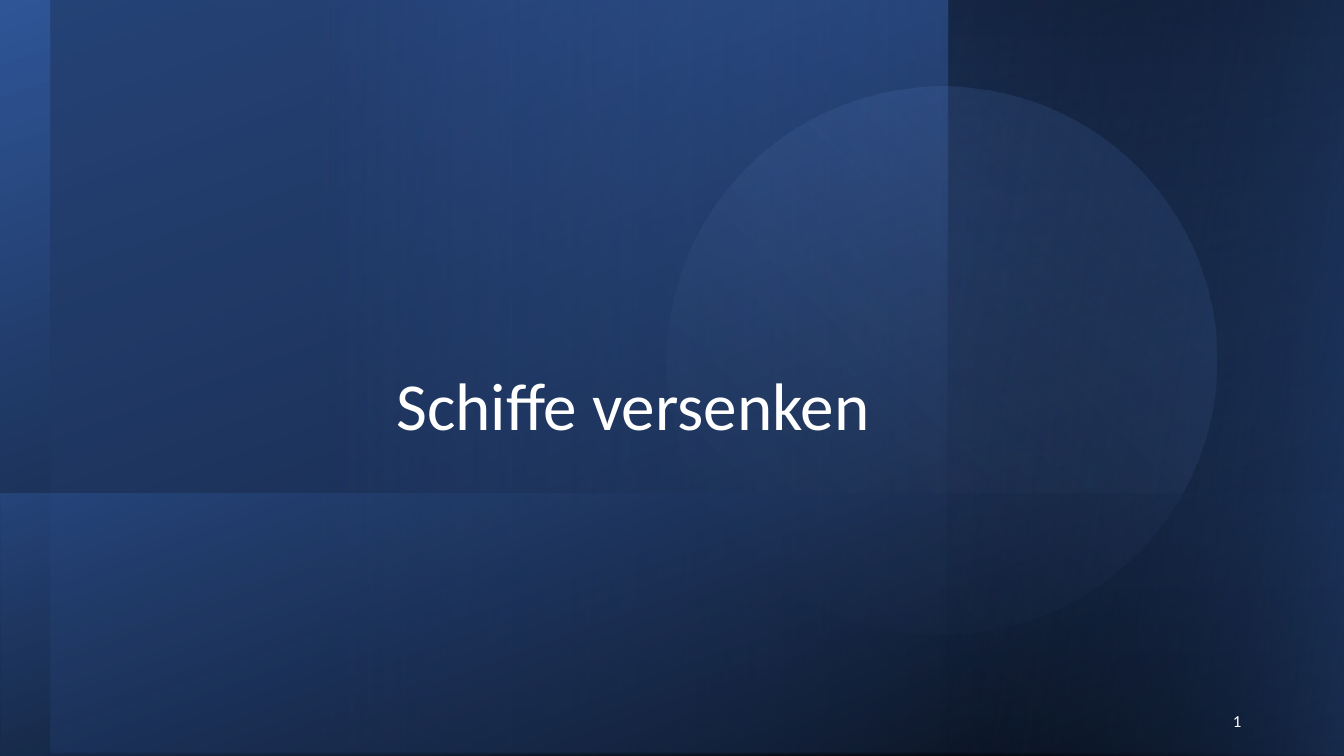
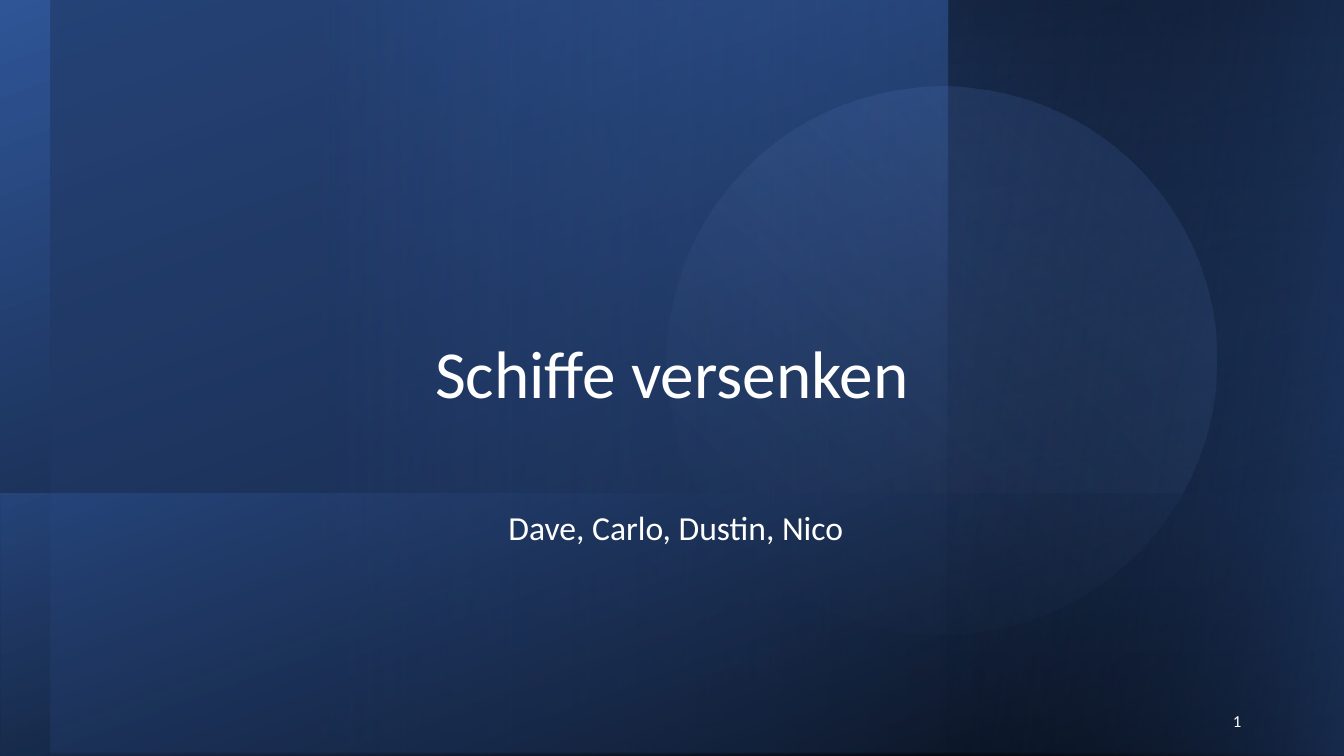
Before and after one commit to ConfusedMess/Schulprojekt, a slide deck: slide 1 of Schiffe versenken.pptx. Drawn at 1344x756 pixels with LibreOffice and Linux fonts; fonts in the diff are those of the drawing. Boxes give left, top, right and bottom in pixels: in the first picture for what was removed or moved away, otherwise in the second. Text is boxed around its words. In the diff, an @@ line names an element or a change of style, - is before the commit and + after.

```diff
--- a/Schiffe versenken.pptx
+++ b/Schiffe versenken.pptx
@@ title "Schiffe versenken": place and size @@
-title "Schiffe versenken" at [396,383,869,431]
+title "Schiffe versenken" at [435,351,908,399]
@@ title "Schiffe versenken" at [435,351,908,399]: alignment right to centre; vertical alignment bottom to middle @@
@@ subtitle added at [508,516,843,544], 24 pt, text #FFFFFF @@
+Dave, Carlo, Dustin, Nico
```
Also in this commit, not shown: 12 other slides changed, 12 slides added.
